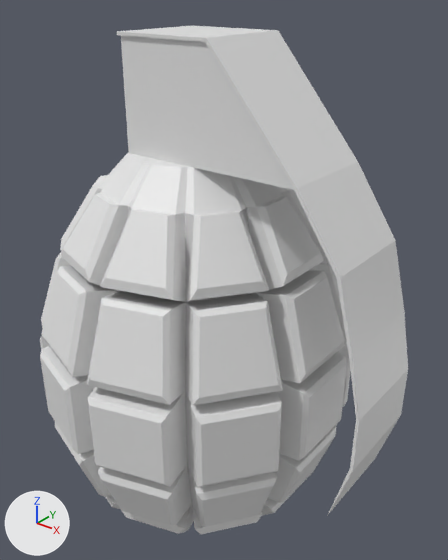
A saved change to the FBX model res/手雷.FBX.
Before and after are seen from a 50 mm camera at (2.9, -3.28, 2.78) aimed at (0.2, 0.09, 0.7). Every picture has the same lights, and +X, +Y and +Z are marked at lower left. Where no turn or scale is listed for an object, it has been applied to the vertices. Vertices at the same position are counted once.

In view in the first picture: '球体'.
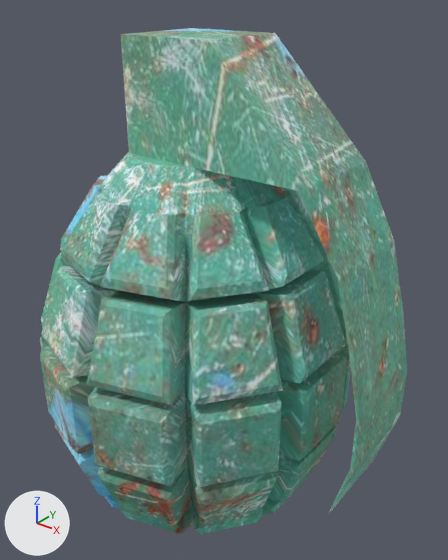
The newer file is also rescaled (x0.133) as a whole; pictures and numbers use the older file's frame.

Pixel boxes (x1, y1, x2, y2) of what changed, in the pictures (448 x 560 px; the box of a moved part takes in the faces that stretch with it):
```json
{"object": "球体", "change": "reshaped", "before": [40, 25, 408, 534], "after": [40, 28, 407, 534]}
{"part": 1, "of": "me_mesh", "change": "moved or reshaped", "before": [117, 25, 408, 516], "after": [121, 28, 407, 513]}
{"part": 2, "of": "me_mesh", "change": "recoloured", "before": [40, 153, 351, 534], "after": [40, 153, 351, 534], "on screen": "grey to green"}
```

Edits to the scene script, one JSON object a line:
```json
{"op": "add", "block": "img_shoulei_jpg", "code": ["img_shoulei_jpg = load_image('shoulei.jpg', '_unpacked/shoulei.jpg', 1024, 1024, 'sRGB')"]}
{"op": "add", "block": "mat_blinn3", "code": ["mat_blinn3 = principled_material('blinn3')", "mat_blinn3.texture = img_shoulei_jpg", "mat_blinn3.roughness = 0.749"]}
{"block": "me_mesh", "where": "# used by ob_球体; location = (0.0, 0.0, 0.0)"}
{"op": "remove", "block": "me_mesh", "code": "me_mesh.from_pydata(...)  # 546 vertices, 530 faces; spans x -1.21..1.63, y -1.23..1.23, z -1.37..2.48"}
{"op": "add", "block": "me_mesh", "code": "me_mesh.from_pydata(...)  # 526 vertices, 510 faces; spans x -1.21..1.63, y -1.23..1.23, z -1.37..2.46"}
{"block": "me_mesh", "change": "me_mesh part 1"}
{"block": "me_mesh", "change": "28 vertices are removed from x -0.31..1.63, y -0.36..0.38, z -0.58..2.48"}
{"block": "me_mesh", "change": "34 faces are deleted"}
{"block": "me_mesh", "change": "5 vertices move from x 0.42..1.09, y -0.36..0.37, z 1.69..2.46 to x 0.43..1.39, y -0.35..0.36, z 1.24..2.46"}
{"block": "me_mesh", "change": "9 vertices are added at x 0.43..1.63, y -0.35, z -0.58..2.46"}
{"block": "me_mesh", "change": "9 new vertices lie (0.0, 0.71, 0.0) away from vertices in x 1.09..1.63, y -0.36..-0.35, z -0.58..1.69"}
{"block": "me_mesh", "change": "24 new faces join them"}
{"block": "me_mesh", "change": "me_mesh part 2: 486 faces spanning x -1.21..1.21, y -1.23..1.23, z -1.37..2.46 switch from no material to mat_blinn3 (picture img_shoulei_jpg)"}
```
